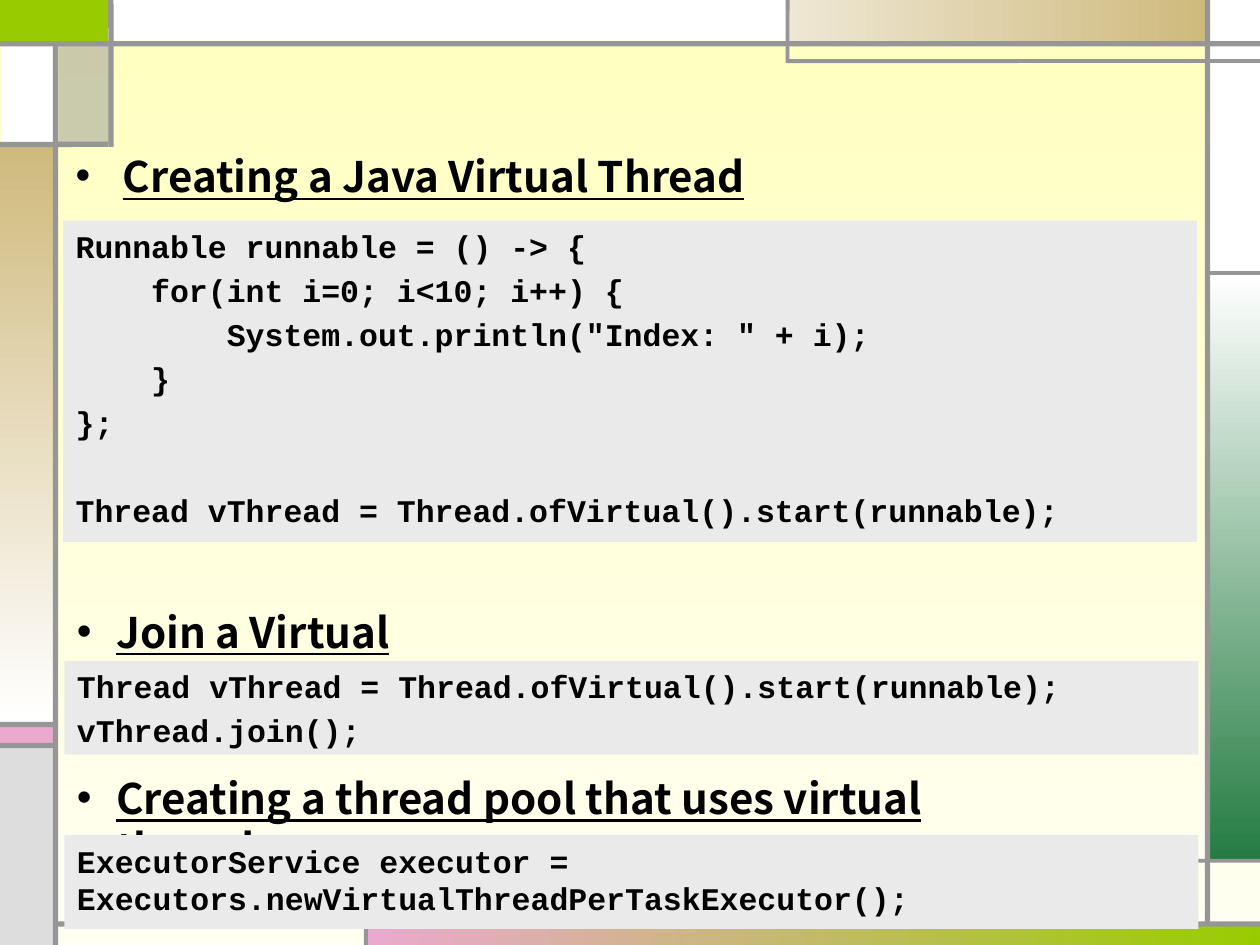
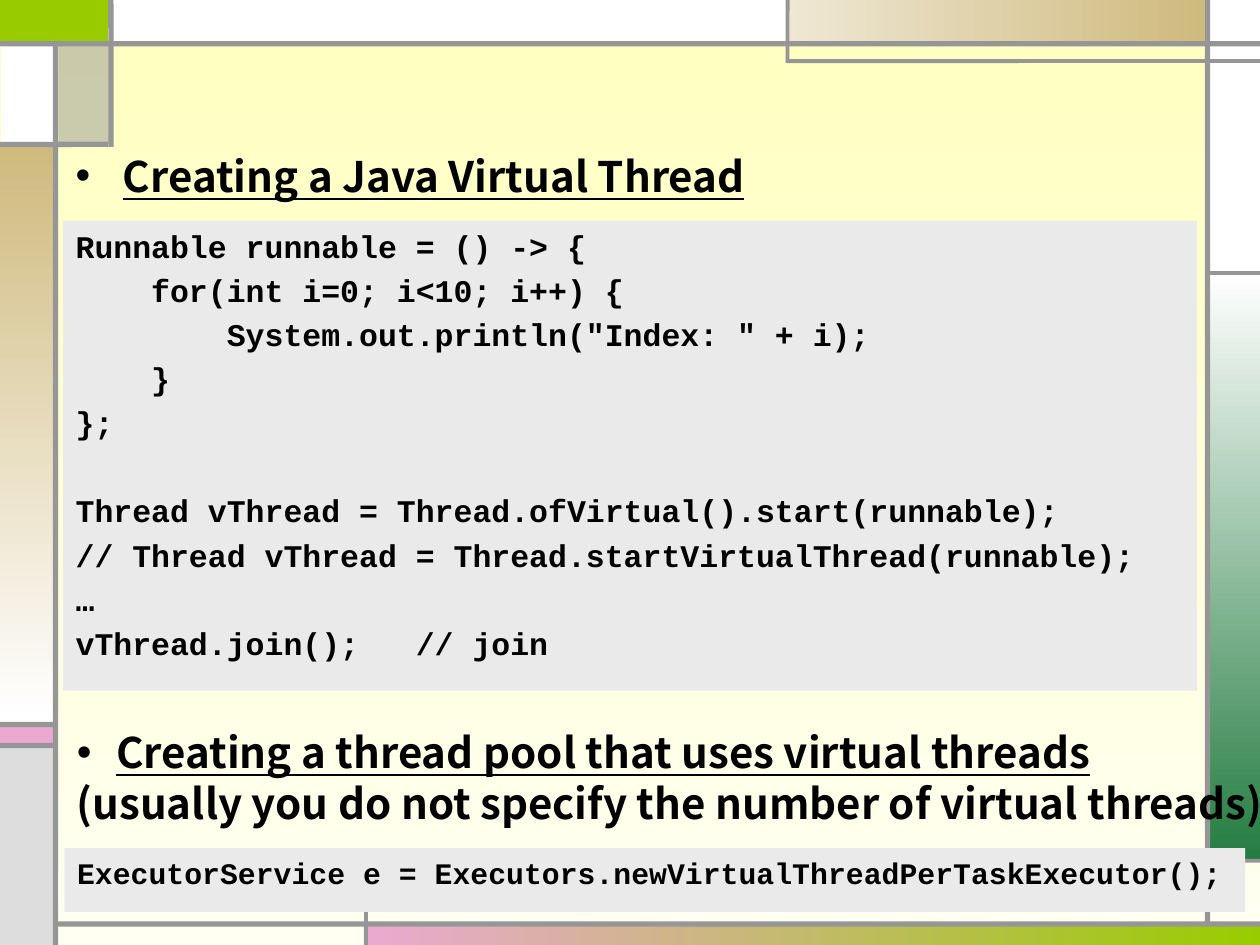
Before and after one commit to sohnbong/multicore26, a slide deck: slide 7 of multicore04-4-virtualthreads.pptx (slide 6 before the commit). Drawn at 1260x945 pixels with LibreOffice and Linux fonts; fonts in the diff are those of the drawing. Boxes give left, top, right and bottom in pixels: in the first picture for what was removed or moved away, otherwise in the second. Text is boxed around its words. In the diff, an @@ line names an element or a change of style, - is before the commit and + after.

```diff
--- a/multicore04-4-virtualthreads.pptx
+++ b/multicore04-4-virtualthreads.pptx
@@ text "Runnable runnable = () -> ..." resized from (x1=63, y1=220, x2=1197, y2=542) to (x1=63, y1=220, x2=1197, y2=690) @@
@@ text at (x1=76, y1=544, x2=1134, y2=662): paragraphs added @@
+// Thread vThread = Thread.startVirtualThread(runnable);
+…
+vThread.join(); // join
@@ text removed at (x1=116, y1=614, x2=390, y2=699) @@
-• Join a Virtual Thread
@@ rectangle removed at (x1=64, y1=662, x2=1198, y2=755) @@
-Thread vThread = Thread.ofVirtual().start(runnable);
-vThread.join();
@@ text "Creating a thread pool that ..." moved from (x1=116, y1=780, x2=922, y2=874) to (x1=77, y1=734, x2=1260, y2=829) @@
@@ text at (x1=77, y1=776, x2=1260, y2=829): paragraph added @@
+(usually you do not specify the number of virtual threads)
@@ rectangle "ExecutorService e = Executors.newVirtualThreadPerTaskExecuto ..." resized from (x1=64, y1=835, x2=1198, y2=929) to (x1=64, y1=848, x2=1245, y2=911) @@
@@ text in rectangle at (x1=77, y1=863, x2=1222, y2=891): text changed; size 18 to 17 pt @@
-ExecutorService executor = Executors.newVirtualThreadPerTaskExecutor();
+ExecutorService e = Executors.newVirtualThreadPerTaskExecutor();
```
Also in this commit, not shown: 2 other slides changed, 1 slide added.
